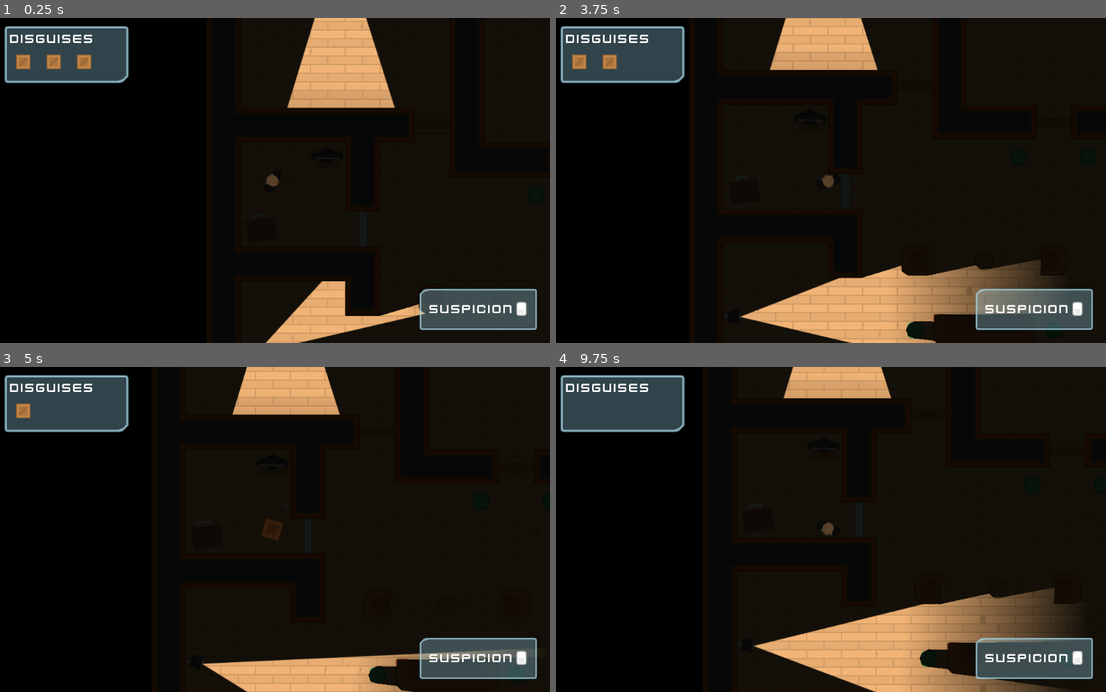
Above: before the commit, frames 1-4 (two rows, left to right).
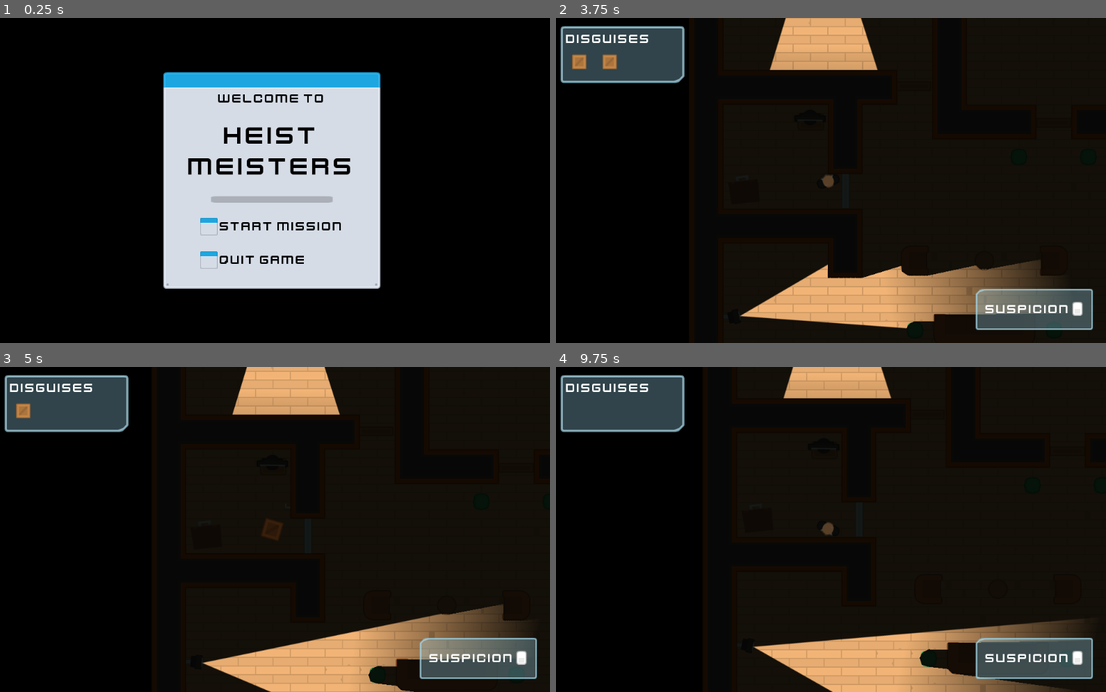
Above: after the commit, the same moments.

Repository: ColinJWright/HeistMeisters
Game: Godot game, scene res://Levels/Lobby.tscn
The game is run twice, just before and just after one commit, with the same random seed, the same clock (stepped at 60 frames per second) and the same inputs. Before the commit the project starts from res://Levels/Level1.tscn.
Inputs (mouse positions are in pixels of both pictures, inside the frame that each line leads up to):
- Up to frame 1 (0.25 s): no input
- Up to frame 2 (3.75 s): click (765, 226) at 0.52 s; tap Enter at 1.25 s; move the mouse to (985, 125) at 1.27 s; hold D (move_right) 1.28-2.03 s; tap E (toggle_disguise) at 1.35, 2.85 s; click (985, 125) at 1.42 s; move the mouse to (902, 229) at 2.02 s; hold S (move_down) 2.03-2.78 s; tap Space (toggle_vision_mode) at 2.1, 3.6 s; click (902, 229) at 2.17 s; move the mouse to (1105, 144) at 2.77 s; hold D (move_right) 2.78-3.53 s; click (1105, 144) at 2.92 s; move the mouse to (814, 141) at 3.52 s; hold W (move_up) from 3.53 s (still down); click (814, 141) at 3.67 s
- Up to frame 3 (5 s): move the mouse to (440, 578) at 4.27 s; release W (move_up) at 4.28 s; hold A (move_left) from 4.28 s (still down); tap E (toggle_disguise) at 4.35 s
- Up to frame 4 (9.75 s): move the mouse to (660, 480) at 5.02 s; tap Space (toggle_vision_mode) at 5.1, 6.6, 8, 8.1, 9.5, 9.6 s; move the mouse to (853, 529) at 5.77 s; release A (move_left) at 5.78 s; hold S (move_down) 5.78-6.53 s; tap E (toggle_disguise) at 5.85, 7.35, 8.85 s; click (853, 529) at 5.92 s; move the mouse to (743, 448) at 6.52 s; hold D (move_right) 6.53-7.28 s; move the mouse to (952, 513) at 7.27 s; hold W (move_up) 7.28-8.03 s; move the mouse to (715, 545) at 8.02 s; hold D (move_right) 8.03-8.78 s; click (715, 545) at 8.17 s; tap Enter at 8.75 s; move the mouse to (886, 458) at 8.77 s; hold S (move_down) 8.78-9.53 s; move the mouse to (798, 594) at 9.52 s; hold A (move_left) from 9.53 s (still down)

The runs differ from the first frame. In frame 1, 36% of the frame differs, in the area x 0-98%, y 0-100%; in frame 2, 1.8%; in frame 3, 4.5%; in frame 4, 4.4%.
Error in both runs: Invalid get index '0' (on base: 'PoolVector2Array'). (res://Characters/NPCs/Guard.gd:23)

Commit message:
Made a Lobby screen with Start & Quit buttons. Part of Lesson 73

Diff:
--- /dev/null
+++ b/Levels/Lobby.gd
@@ -0,0 +1,10 @@
+extends Control
+
+
+
+func _on_StartButton_pressed():
+	get_tree().change_scene("res://Levels/Level1.tscn")
+
+
+func _on_QuitButton_pressed():
+	get_tree().quit()
--- /dev/null
+++ b/Levels/Lobby.tscn
@@ -0,0 +1,144 @@
+[gd_scene load_steps=9 format=2]
+
+[ext_resource path="res://GFX/Interface/Fonts/kenvector_future.ttf" type="DynamicFontData" id=1]
+[ext_resource path="res://Interface/Theme.tres" type="Theme" id=2]
+[ext_resource path="res://GFX/Interface/PNG/metalPanel_blue.png" type="Texture" id=3]
+[ext_resource path="res://GFX/Interface/PNG/barHorizontal_shadow_mid.png" type="Texture" id=4]
+[ext_resource path="res://GFX/Interface/PNG/barHorizontal_shadow_left.png" type="Texture" id=5]
+[ext_resource path="res://GFX/Interface/PNG/barHorizontal_shadow_right.png" type="Texture" id=6]
+[ext_resource path="res://Levels/Lobby.gd" type="Script" id=7]
+
+[sub_resource type="DynamicFont" id=1]
+size = 48
+font_data = ExtResource( 1 )
+
+[node name="Lobby" type="Control"]
+anchor_right = 1.0
+anchor_bottom = 1.0
+theme = ExtResource( 2 )
+script = ExtResource( 7 )
+__meta__ = {
+"_edit_use_anchors_": false
+}
+
+[node name="CenterContainer" type="CenterContainer" parent="."]
+anchor_right = 1.0
+anchor_bottom = 1.0
+__meta__ = {
+"_edit_use_anchors_": false
+}
+
+[node name="Background" type="NinePatchRect" parent="CenterContainer"]
+margin_left = 312.0
+margin_top = 100.0
+margin_right = 712.0
+margin_bottom = 500.0
+rect_min_size = Vector2( 400, 400 )
+texture = ExtResource( 3 )
+patch_margin_left = 12
+patch_margin_top = 40
+patch_margin_right = 12
+patch_margin_bottom = 12
+
+[node name="VBoxContainer" type="VBoxContainer" parent="CenterContainer/Background"]
+anchor_right = 1.0
+anchor_bottom = 1.0
+margin_left = 12.0
+margin_top = 35.0
+margin_right = -12.0
+margin_bottom = -12.0
+custom_constants/separation = 28
+__meta__ = {
+"_edit_use_anchors_": false
+}
+
+[node name="Label" type="Label" parent="CenterContainer/Background/VBoxContainer"]
+margin_right = 376.0
+margin_bottom = 27.0
+custom_colors/font_color = Color( 0, 0, 0, 1 )
+text = "welcome to"
+align = 1
+
+[node name="Label2" type="Label" parent="CenterContainer/Background/VBoxContainer"]
+margin_top = 55.0
+margin_right = 376.0
+margin_bottom = 166.0
+custom_fonts/font = SubResource( 1 )
+custom_colors/font_color = Color( 0, 0, 0, 1 )
+text = "heist
+meisters"
+align = 1
+
+[node name="Split" type="HBoxContainer" parent="CenterContainer/Background/VBoxContainer"]
+margin_top = 194.0
+margin_right = 376.0
+margin_bottom = 206.0
+custom_constants/separation = 0
+alignment = 1
+
+[node name="TextureRect" type="TextureRect" parent="CenterContainer/Background/VBoxContainer/Split"]
+margin_left = 76.0
+margin_right = 88.0
+margin_bottom = 12.0
+rect_min_size = Vector2( 12, 12 )
+texture = ExtResource( 5 )
+expand = true
+
+[node name="TextureRect2" type="TextureRect" parent="CenterContainer/Background/VBoxContainer/Split"]
+margin_left = 88.0
+margin_right = 288.0
+margin_bottom = 12.0
+rect_min_size = Vector2( 200, 12 )
+texture = ExtResource( 4 )
+expand = true
+
+[node name="TextureRect3" type="TextureRect" parent="CenterContainer/Background/VBoxContainer/Split"]
+margin_left = 288.0
+margin_right = 300.0
+margin_bottom = 12.0
+rect_min_size = Vector2( 12, 12 )
+texture = ExtResource( 6 )
+expand = true
+
+[node name="CenterContainer" type="CenterContainer" parent="CenterContainer/Background/VBoxContainer"]
+margin_top = 234.0
+margin_right = 376.0
+margin_bottom = 328.0
+
+[node name="GridContainer" type="GridContainer" parent="CenterContainer/Background/VBoxContainer/CenterContainer"]
+margin_left = 56.0
+margin_right = 320.0
+margin_bottom = 94.0
+custom_constants/vseparation = 30
+columns = 2
+
+[node name="StartButton" type="Button" parent="CenterContainer/Background/VBoxContainer/CenterContainer/GridContainer"]
+margin_right = 32.0
+margin_bottom = 32.0
+rect_min_size = Vector2( 32, 32 )
+align = 0
+
+[node name="StartButtonText" type="Label" parent="CenterContainer/Background/VBoxContainer/CenterContainer/GridContainer"]
+margin_left = 36.0
+margin_top = 2.0
+margin_right = 264.0
+margin_bottom = 29.0
+custom_colors/font_color = Color( 0, 0, 0, 1 )
+text = "Start Mission"
+
+[node name="QuitButton" type="Button" parent="CenterContainer/Background/VBoxContainer/CenterContainer/GridContainer"]
+margin_top = 62.0
+margin_right = 32.0
+margin_bottom = 94.0
+rect_min_size = Vector2( 32, 32 )
+align = 0
+
+[node name="QuitButtonText" type="Label" parent="CenterContainer/Background/VBoxContainer/CenterContainer/GridContainer"]
+margin_left = 36.0
+margin_top = 64.0
+margin_right = 264.0
+margin_bottom = 91.0
+custom_colors/font_color = Color( 0, 0, 0, 1 )
+text = "Quit Game"
+[connection signal="pressed" from="CenterContainer/Background/VBoxContainer/CenterContainer/GridContainer/StartButton" to="." method="_on_StartButton_pressed"]
+[connection signal="pressed" from="CenterContainer/Background/VBoxContainer/CenterContainer/GridContainer/QuitButton" to="." method="_on_QuitButton_pressed"]
--- a/project.godot
+++ b/project.godot
@@ -16,7 +16,7 @@
 [application]
 
 config/name="Heist Meisters"
-run/main_scene="res://Levels/Level1.tscn"
+run/main_scene="res://Levels/Lobby.tscn"
 config/icon="res://icon.png"
 
 [autoload]
